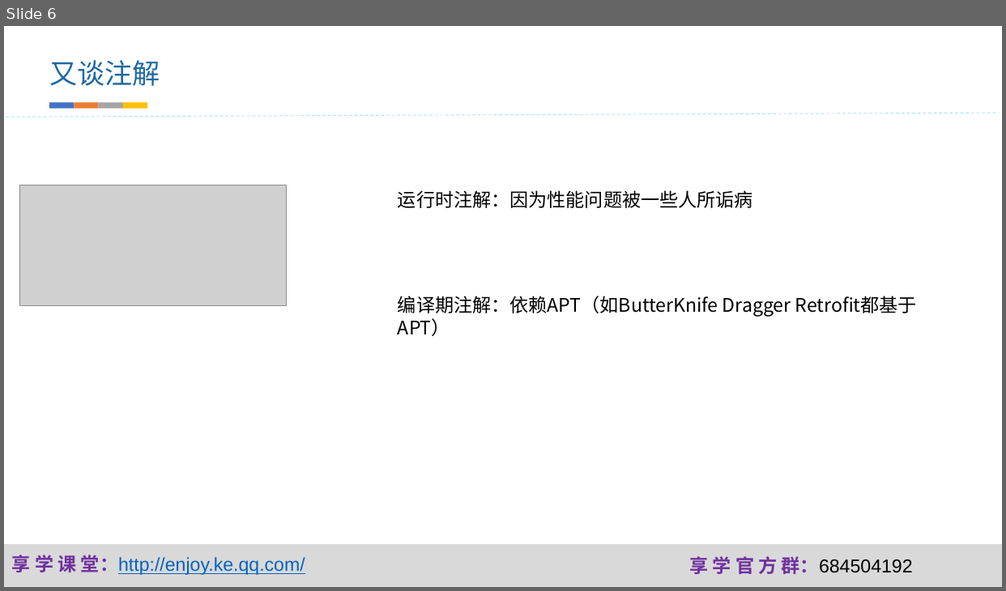
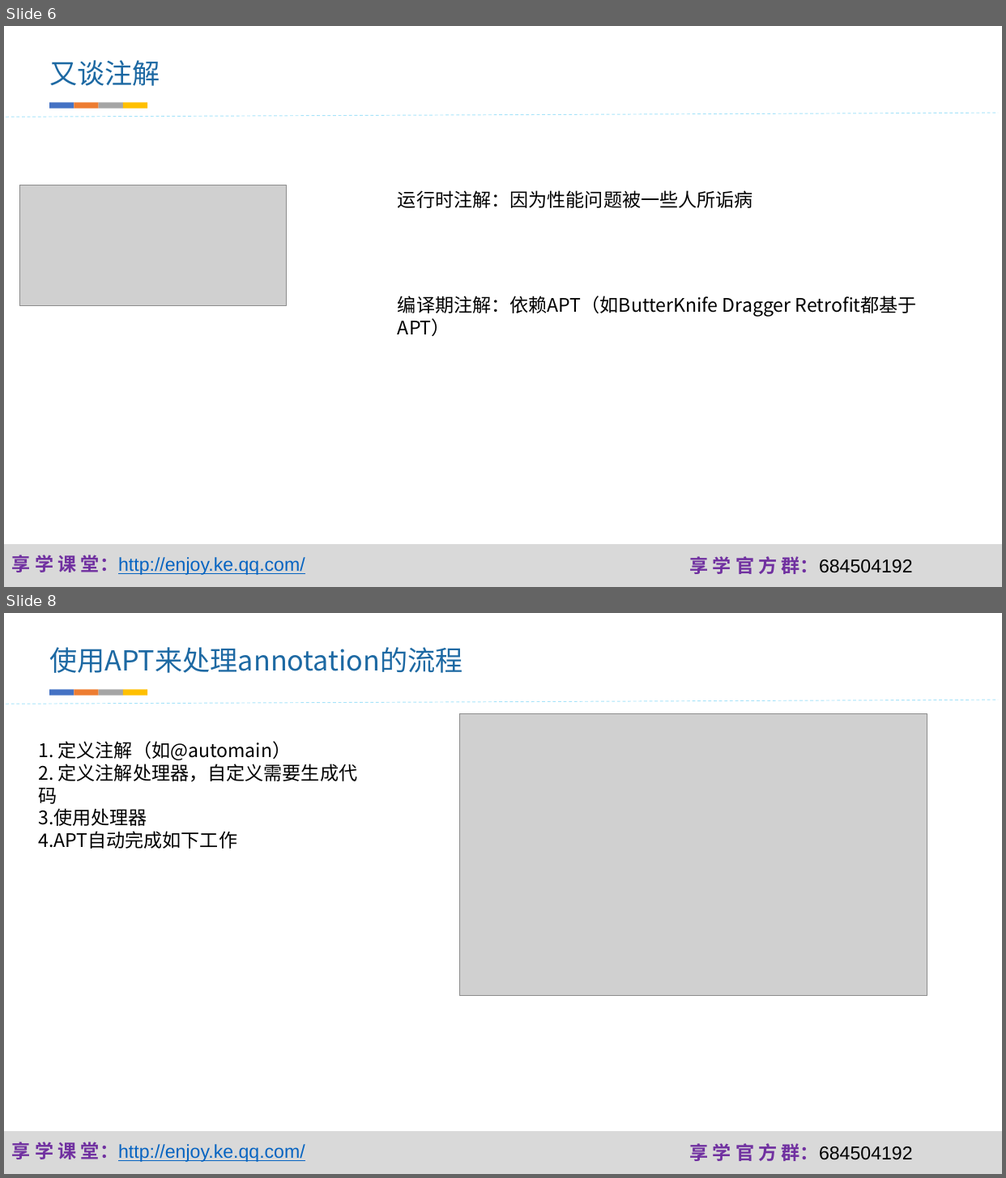
Before and after one commit to fanzhangvip/xiangxue, a slide deck: pre/javapoet.pptx. Shown one above the other, each under a label of ours: slide 6 before the commit, slides 6 and 8 after it; the slides between them are not shown. The pictures are 1006x591 and 1006x1178 pixels, drawn with LibreOffice and Linux fonts; fonts in the diff are those of the drawing; grey boxes stand for pictures; background and template pictures are left out. Boxes give left, top, right and bottom in pixels: in the first picture for what was removed or moved away, otherwise in the second. Text is boxed around its words. In the diff, an @@ line names an element or a change of style, - is before the commit and + after.

```diff
--- a/pre/javapoet.pptx
+++ b/pre/javapoet.pptx
@@ slide 8 added at bbox=[4, 613, 1002, 1174], background #FFFFFF; not listed: 3 template elements that a slide beside it also shows @@
@@ text added at bbox=[49, 647, 463, 673], 26.6 pt, text #1D69A3 @@
+使用APT来处理annotation的流程
@@ line added from (4, 705) to (998, 700), #00B0F0 0.75 pt dashed @@
@@ group added at bbox=[49, 689, 147, 696]: 4 rectangles @@
@@ picture added at bbox=[460, 714, 928, 996] @@
@@ text added at bbox=[38, 741, 358, 849], 18 pt, text #000000 @@
+1. 定义注解（如@automain）
+2. 定义注解处理器，自定义需要生成代码
+3.使用处理器
+4.APT自动完成如下工作
```
Also in this commit, not shown: 2 other slides added, 14 slides removed, 23 other files.
